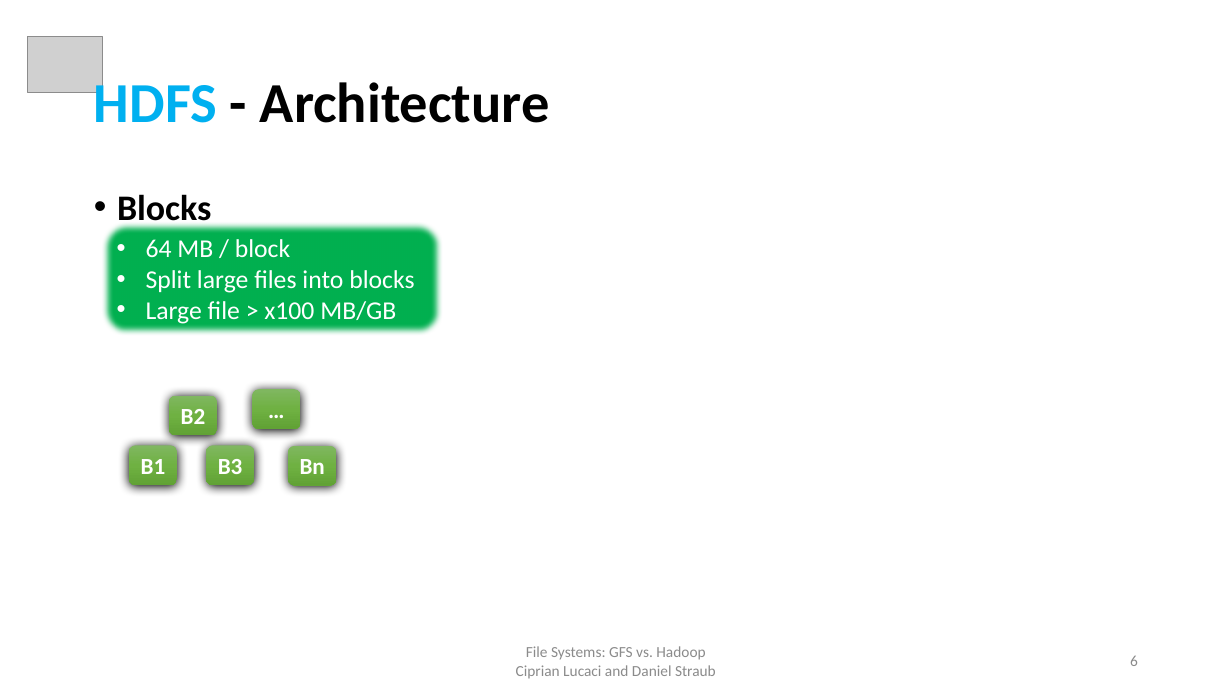
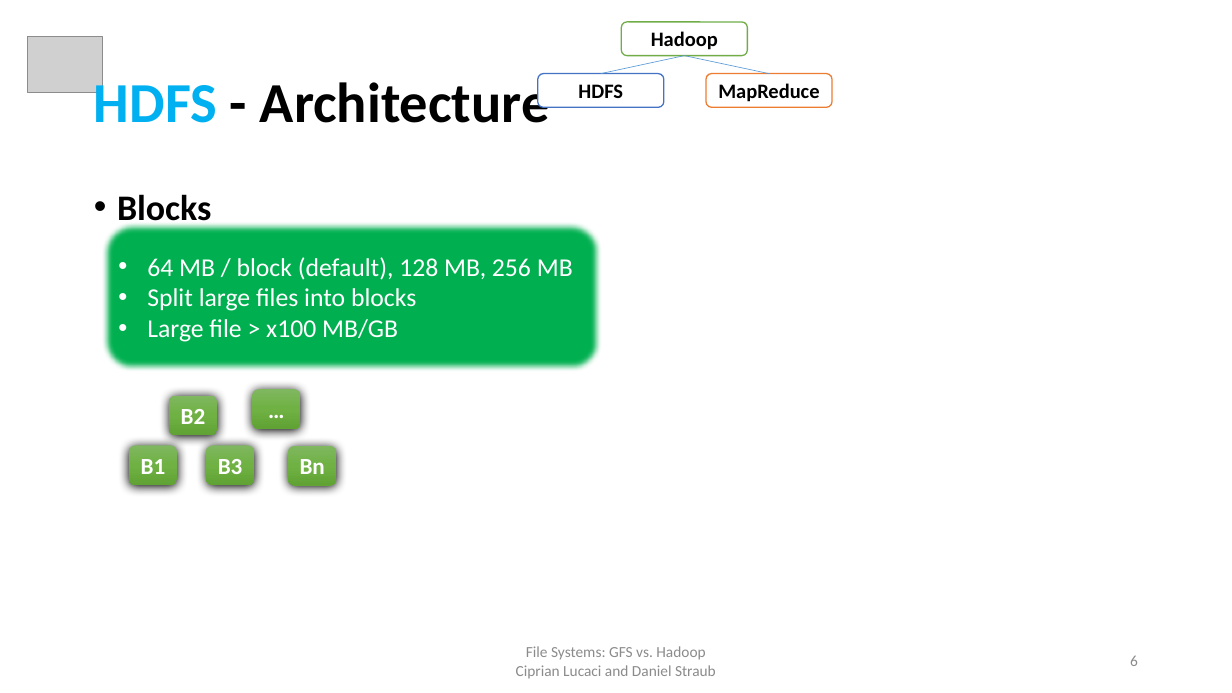
Before and after one commit to cipri7329/ss15-seminar, a slide deck: slide 6 of Presentation/DistributedFileSystems_Cipri.pptx. Drawn at 1232x693 pixels with LibreOffice and Linux fonts; fonts in the diff are those of the drawing; grey boxes stand for pictures; background and template pictures are left out. Boxes give left, top, right and bottom in pixels: in the first picture for what was removed or moved away, otherwise in the second. Text is boxed around its words. In the diff, an @@ line names an element or a change of style, - is before the commit and + after.

```diff
--- a/Presentation/DistributedFileSystems_Cipri.pptx
+++ b/Presentation/DistributedFileSystems_Cipri.pptx
@@ group added at (538,22,832,108): 3 rounded rectangles, 2 lines @@
+Hadoop
+HDFS
+MapReduce
@@ rounded rectangle "64 MB / block (default), ...": place and size @@
-rounded rectangle "64 MB / block (default), ..." at (103,223,443,335)
+rounded rectangle "64 MB / block (default), ..." at (103,223,602,372)
@@ text in rounded rectangle at (147,257,573,280): text changed @@
-• 64 MB / block
+• 64 MB / block (default), 128 MB, 256 MB
```
Also in this commit, not shown: 4 other slides changed, 1 slide removed, 3 other files.
